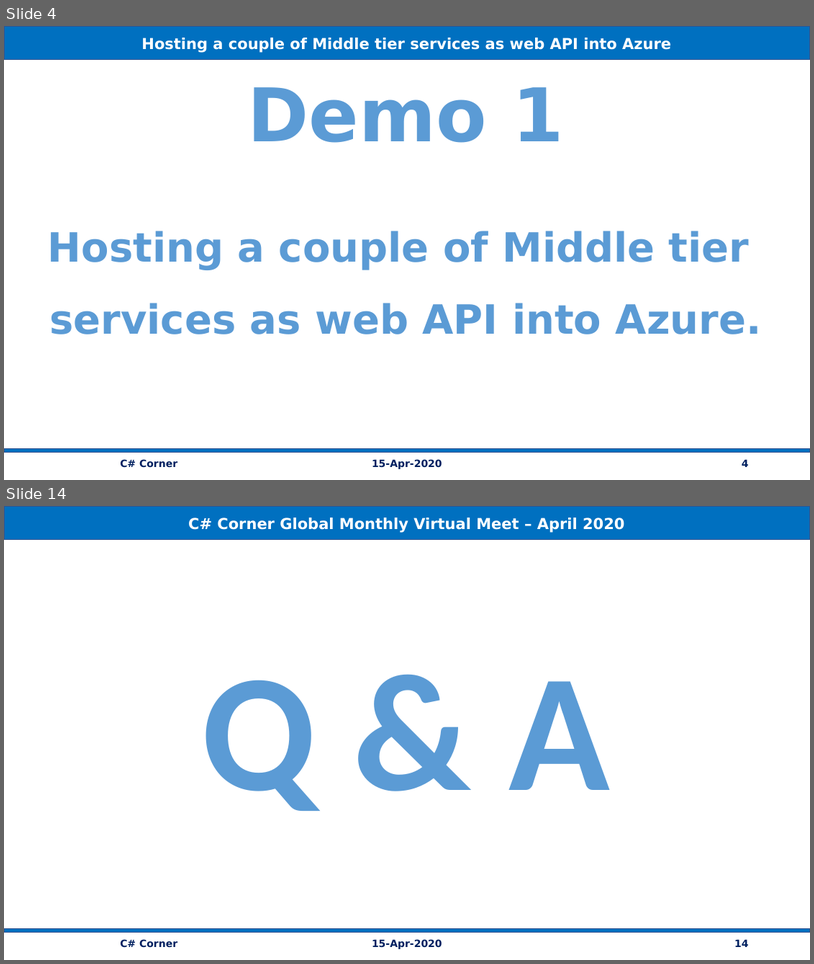
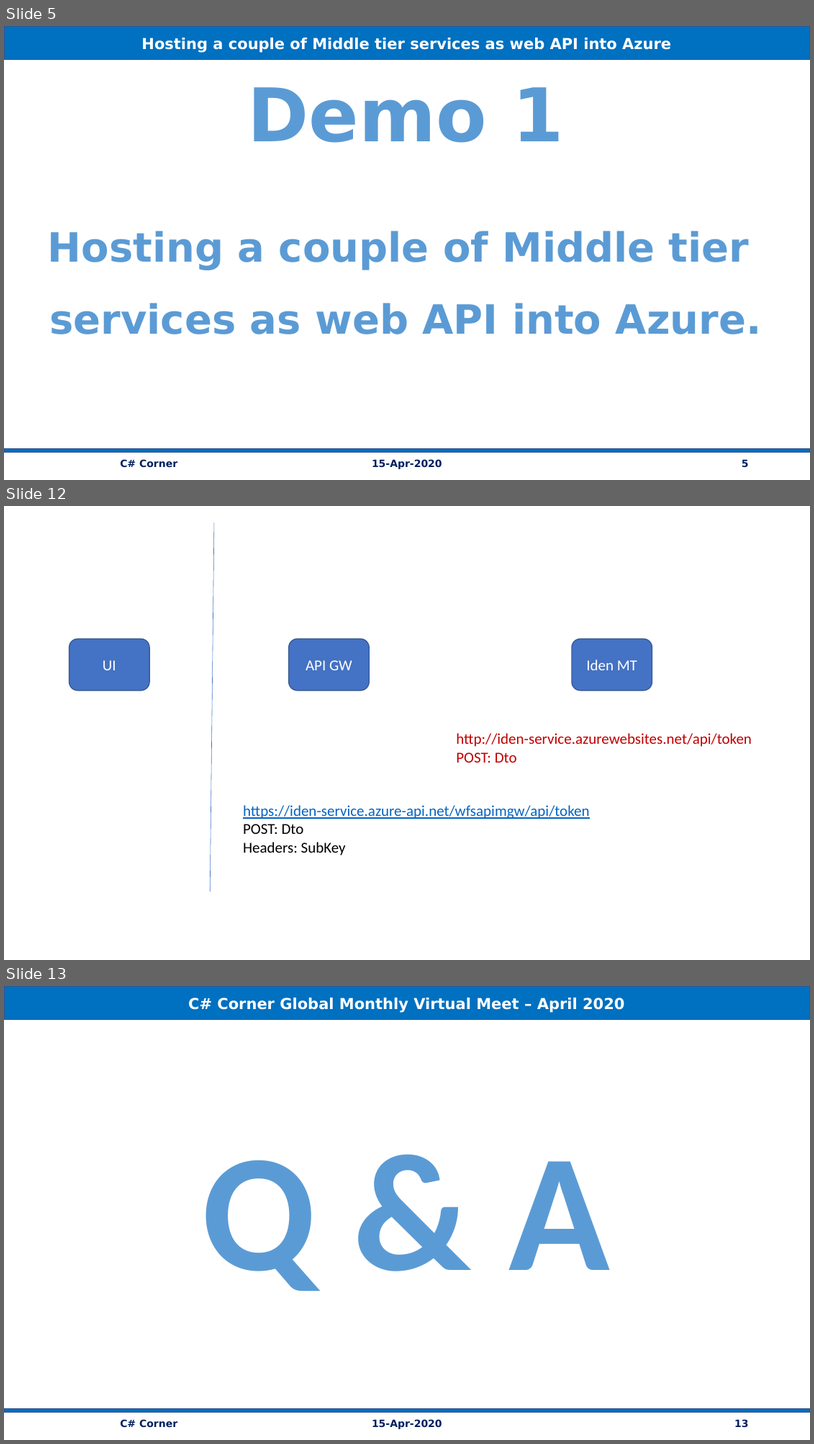
Before and after one commit to vishipayyallore/speaker_series, a slide deck: Azure/15Apr2020_BFF_ApiMgt/Documentation/BackEndForFrontEnd_AzureAPIMgt.pptx. Shown one above the other, each under a label of ours: slides 4 and 14 before the commit, slides 5, 12 and 13 after it; the slides between them are not shown. The pictures are 814x964 and 814x1444 pixels, drawn with LibreOffice and Linux fonts; fonts in the diff are those of the drawing. Boxes give left, top, right and bottom in pixels: in the first picture for what was removed or moved away, otherwise in the second. Text is boxed around its words. In the diff, an @@ line names an element or a change of style, - is before the commit and + after.

```diff
--- a/Azure/15Apr2020_BFF_ApiMgt/Documentation/BackEndForFrontEnd_AzureAPIMgt.pptx
+++ b/Azure/15Apr2020_BFF_ApiMgt/Documentation/BackEndForFrontEnd_AzureAPIMgt.pptx
@@ slide 12 added at (4,506,810,960), background #FFFFFF @@
@@ line added from (214, 523) to (211, 891), #4472C4 0.5 pt @@
@@ rounded rectangle added at (70,638,149,690), fill #4472C4, outline #325491 1 pt, 18 pt, text #FFFFFF @@
+UI
@@ rounded rectangle added at (289,638,369,690), fill #4472C4, outline #325491 1 pt, 18 pt, text #FFFFFF @@
+API GW
@@ rounded rectangle added at (572,638,653,690), fill #4472C4, outline #325491 1 pt, 18 pt, text #FFFFFF @@
+Iden MT
@@ text added at (456,733,752,762), 18 pt, text #C00000 @@
+http://iden-service.azurewebsites.net/api/token
+POST: Dto
@@ text added at (243,805,590,855), 18 pt, text #0563C1, underline @@
+https://iden-service.azure-api.net/wfsapimgw/api/token
+POST: Dto
+Headers: SubKey
@@ what was slide 4 is now slide 5 @@
@@ page number at (742,459,749,467): text changed @@
-4
+5
@@ what was slide 14 is now slide 13 @@
@@ page number at (735,1419,748,1427): text changed @@
-14
+13
```
Also in this commit, not shown: 6 slides changed, 3 other slides added, 5 slides removed, 1 other file.
